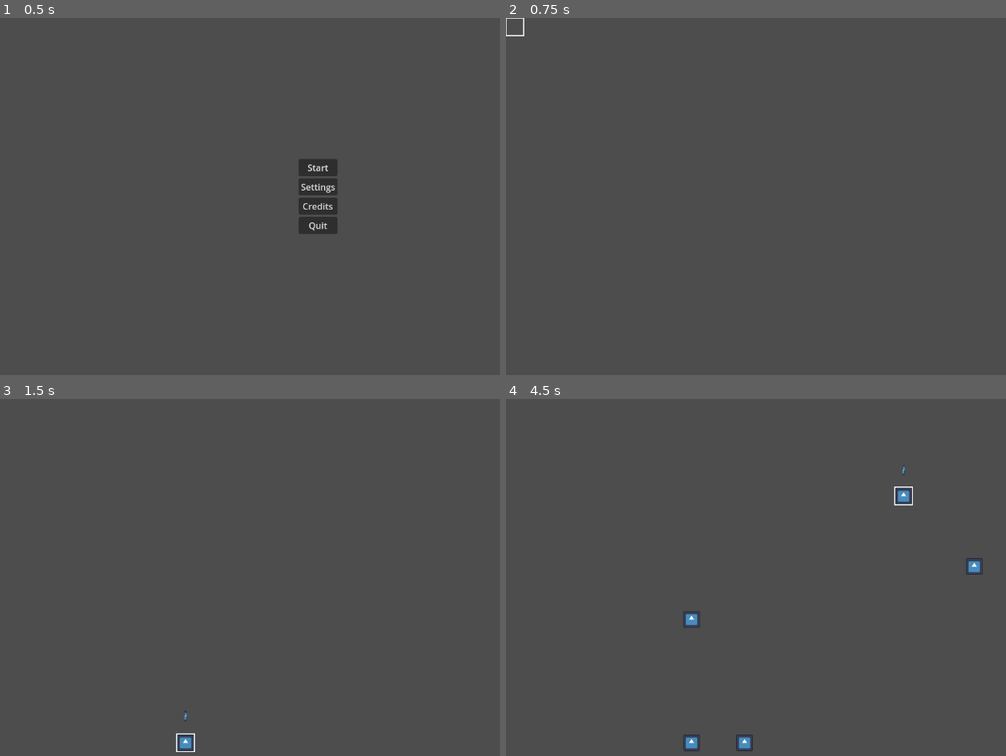
Above: before the commit, frames 1-4 (two rows, left to right).
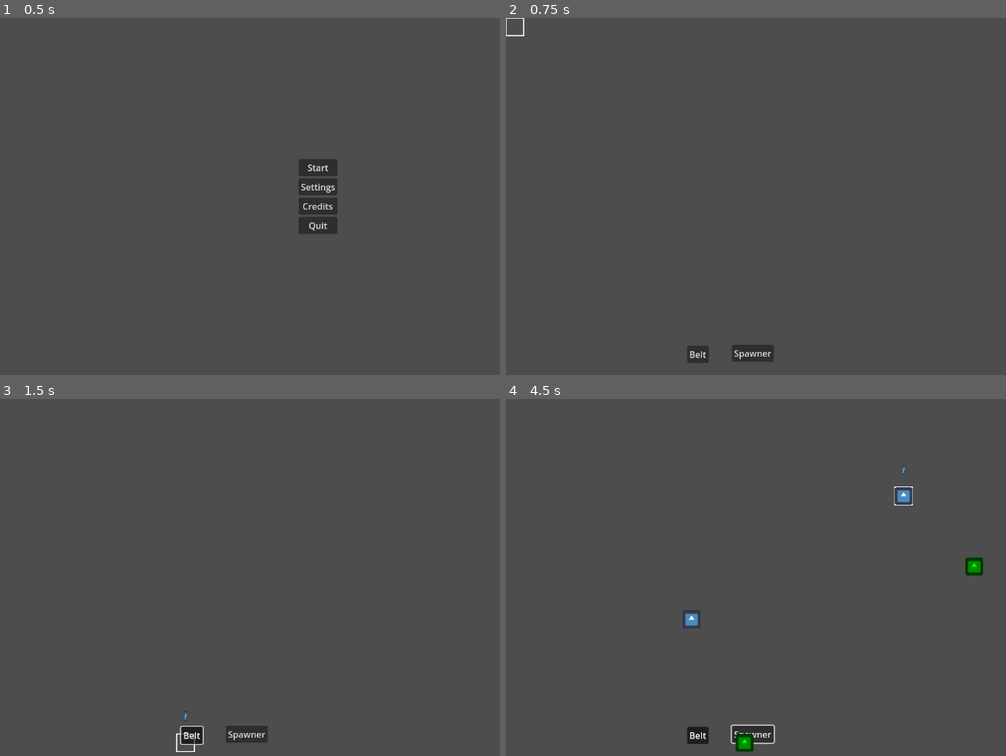
Above: after the commit, the same moments.

Repository: ACristoff/godotwild83
Game: Godot game, scene res://Lib/Game_Manager/game_manager.tscn
The game is run twice, just before and just after one commit, with the same random seed, the same clock (stepped at 60 frames per second) and the same inputs. The engine's default icon, where the game draws it, is replaced by a stand-in: a white triangle on a blue panel in a dark square. Sound files missing from this copy of the repository are replaced by a short silence.
Inputs (mouse positions are in pixels of both pictures, inside the frame that each line leads up to):
- Up to frame 1 (0.5 s): no input
- Up to frame 2 (0.75 s): click "Start" at 0.5 s
- Up to frame 3 (1.5 s): click (190, 734) at 1.25 s, where only the run after the commit has a clickable "Belt"
- Up to frame 4 (4.5 s): click (751, 734) at 2 s, where only the run after the commit has a clickable "Spawner"; tap Enter (ui_accept) at 2.75, 3.02, 3.05, 3.32, 3.5, 3.6, 3.77, 4.07 s; move the mouse to (966, 559) at 2.77 s; press the mouse at (966, 559) at 2.78 s; hold Right (ui_right) 2.78-3.53 s; move the mouse to (696, 595) at 3.52 s; release the mouse at (696, 595) at 3.53 s; hold Down (ui_down) 3.53-4.28 s; click (696, 595) at 3.8 s; click (696, 595) at 4.25 s; move the mouse to (886, 498) at 4.27 s; press the mouse at (886, 498) at 4.28 s; hold Right (ui_right) from 4.28 s (still down)

Frame 1 is identical in both runs. In frame 2, 0.6% of the frame differs, in the area x 36-54%, y 91-97%; in frame 3, 0.6%; in frame 4, 1.1%, in the area x 35-96%, y 24-99%.

Commit message:
Basic belts, still no movement

Diff:
--- /dev/null
+++ b/Data/Buildings/ConveyorBelt.tscn
@@ -0,0 +1,19 @@
+[gd_scene load_steps=4 format=3 uid="uid://omocv05ir736"]
+
+[ext_resource type="Texture2D" uid="uid://bc4qn7ujb12o7" path="res://icon.svg" id="1_aj646"]
+[ext_resource type="Script" uid="uid://lkqc5oocjps" path="res://Data/Buildings/conveyor_belt.gd" id="1_qhawg"]
+
+[sub_resource type="RectangleShape2D" id="RectangleShape2D_qhawg"]
+size = Vector2(32, 32)
+
+[node name="ConveyorBelt" type="Node2D"]
+script = ExtResource("1_qhawg")
+
+[node name="Icon" type="Sprite2D" parent="."]
+scale = Vector2(0.25, 0.25)
+texture = ExtResource("1_aj646")
+
+[node name="Area2D" type="Area2D" parent="."]
+
+[node name="CollisionShape2D" type="CollisionShape2D" parent="Area2D"]
+shape = SubResource("RectangleShape2D_qhawg")
--- /dev/null
+++ b/Data/Buildings/TestSpawner.tscn
@@ -0,0 +1,14 @@
+[gd_scene load_steps=4 format=3 uid="uid://xhaw5no0sjq0"]
+
+[ext_resource type="Texture2D" uid="uid://bc4qn7ujb12o7" path="res://icon.svg" id="1_d35g0"]
+[ext_resource type="Script" uid="uid://54qju6xavxwg" path="res://Data/Buildings/test_spawner.gd" id="1_een1s"]
+[ext_resource type="PackedScene" uid="uid://b708vo7ipk8ub" path="res://Data/ItemTest.tscn" id="2_bjkdd"]
+
+[node name="TestSpawner" type="Node2D"]
+modulate = Color(0, 1, 0, 1)
+script = ExtResource("1_een1s")
+item_spawn = ExtResource("2_bjkdd")
+
+[node name="Icon" type="Sprite2D" parent="."]
+scale = Vector2(0.25, 0.25)
+texture = ExtResource("1_d35g0")
--- a/Data/Buildings/base_building.gd
+++ b/Data/Buildings/base_building.gd
@@ -12,7 +12,7 @@
 @export_group("Data")
 @export var production_speed: float = 1
 ## Shared resource of type Grid, used to calculate map coordinates.
-@export var grid: Resource
+#@export var grid: Resource
 @export_group("Assets")
 @export var building_sprite: Texture2D
 @export var production_sound: AudioStreamMP3
--- a/Data/Buildings/base_building.tscn
+++ b/Data/Buildings/base_building.tscn
@@ -1,12 +1,10 @@
-[gd_scene load_steps=4 format=3 uid="uid://s6ueyrpwic1w"]
+[gd_scene load_steps=3 format=3 uid="uid://s6ueyrpwic1w"]
 
 [ext_resource type="Script" uid="uid://16wfs1vl80i2" path="res://Data/Buildings/base_building.gd" id="1_i1aeu"]
 [ext_resource type="Texture2D" uid="uid://bc4qn7ujb12o7" path="res://icon.svg" id="1_m11ub"]
-[ext_resource type="Resource" uid="uid://buotc7sw45e1" path="res://Lib/Grid/grid.tres" id="2_oyywj"]
 
 [node name="Building" type="Node2D"]
 script = ExtResource("1_i1aeu")
-grid = ExtResource("2_oyywj")
 building_sprite = ExtResource("1_m11ub")
 
 [node name="Timer" type="Timer" parent="."]
--- /dev/null
+++ b/Data/Buildings/conveyor_belt.gd
@@ -0,0 +1,38 @@
+extends Node2D
+class_name Belt
+
+var item_held : ItemTest = null
+var items_passed = 0
+
+var speed = 10
+
+## Level reference
+## The level should always be the parent of the object
+@onready var level = get_parent() #this is just for clarity in the code
+
+## Position in the cell grid
+@onready var cell : Vector2 = Grid.calculate_grid_coordinates(position)
+
+var next_belt : Belt = null
+
+@onready var raycast2d = $RayCast2D
+
+func _ready():
+	#Check for surrounding belts
+	var auxCell : Vector2 = cell
+	var pos
+
+	for i in range(0,4):
+		#Calculate position
+		auxCell = cell + level.DIRECTIONS[i] #Check all directions
+		pos = level.map.get(auxCell)
+
+		#Check if there's a belt in the position
+		if(pos != null):
+			next_belt = pos
+			break
+
+func _process(delta):
+	if item_held != null:
+		item_held.transform.x += speed
+	pass
--- /dev/null
+++ b/Data/Buildings/test_spawner.gd
@@ -0,0 +1,11 @@
+extends Node2D
+
+@export var item_spawn : PackedScene = null
+
+var main_belt : Belt = null
+
+func _ready():
+	pass
+
+func _process(delta):
+	pass
--- /dev/null
+++ b/Data/ItemTest.tscn
@@ -0,0 +1,12 @@
+[gd_scene load_steps=3 format=3 uid="uid://b708vo7ipk8ub"]
+
+[ext_resource type="Script" path="res://Data/item_test.gd" id="1_llyqj"]
+[ext_resource type="Texture2D" path="res://icon.svg" id="1_t0ajt"]
+
+[node name="ItemTest" type="Node2D"]
+script = ExtResource("1_llyqj")
+
+[node name="Icon" type="Sprite2D" parent="."]
+modulate = Color(1, 0, 0, 1)
+scale = Vector2(0.1, 0.1)
+texture = ExtResource("1_t0ajt")
--- /dev/null
+++ b/Data/item_test.gd
@@ -0,0 +1,2 @@
+extends Node2D
+class_name ItemTest
--- a/Lib/Cursor/cursor.gd
+++ b/Lib/Cursor/cursor.gd
@@ -3,7 +3,7 @@
 class_name Cursor
 
 ## Grid resource, giving the node access to the grid size, and more.
-@export var grid: Resource
+#@export var grid: Resource
 
 ## Time before the cursor can move again in seconds.
 @export var ui_cooldown := 0.1
@@ -18,13 +18,18 @@
 ## Emitted when deselecting
 signal deselect_pressed()
 
+## Item to be placed by the cursor
+var placed_item = null
+## References to the buttons (temporary, delete this later)
+@onready var belt = $"../UI/Belt"
+@onready var spawner = $"../UI/Spawner"
 
 ## Coordinates of the current cell the cursor is hovering.
 var cell := Vector2.ZERO:
 	set(value):
 		# We first clamp the cell coordinates and ensure that we aren't
 		#	trying to move outside the grid boundaries
-		var new_cell: Vector2 = grid.grid_clamp(value)
+		var new_cell: Vector2 = Grid.grid_clamp(value)
 		if new_cell.is_equal_approx(cell):
 			return
 
@@ -33,14 +38,14 @@
 		#	a signal, and start the cooldown timer that will limit the rate
 		#	at which the cursor moves when we keep the direction key held
 		#	down
-		position = grid.calculate_map_position(cell)
+		position = Grid.calculate_map_position(cell)
 		#TODO
 		emit_signal("moved_cursor", cell)
 		_timer.start()
 
 func _ready() -> void:
 	_timer.wait_time = ui_cooldown
-	position = grid.calculate_map_position(cell)
+	position = Grid.calculate_map_position(cell)
 
 var awake = true
 var d := 1.0
@@ -57,14 +62,21 @@
 		)
 	pass
 
-func _unhandled_input(event: InputEvent) -> void:
+func _input(event: InputEvent) -> void:
 	# Navigating cells with the mouse.
 	if event is InputEventMouseMotion:
-		cell = grid.calculate_grid_coordinates(event.position + Vector2(0, 0))
+		cell = Grid.calculate_grid_coordinates(event.position + Vector2(0, 0))
 	# Trying to select something in a cell.
 	elif event.is_action_pressed("confirm") or event.is_action_pressed("ui_accept"):
-		emit_signal("accept_pressed", cell)
-		get_viewport().set_input_as_handled()
+		#emit_signal("accept_pressed", cell)
+		#get_viewport().set_input_as_handled()
+		if placed_item != null:
+			var item = placed_item.instantiate()
+			item.global_position = Grid.calculate_map_position(cell)
+			var level = get_parent() #Parent is the level
+			level.add_child(item)
+			level.map.set(cell, item)
+
 	elif event.is_action_pressed("right_click"):
 		#TODO
 		#deselect_pressed.emit()
@@ -87,4 +99,18 @@
 		cell += Vector2.DOWN
 
 func _draw() -> void:
-	draw_rect(Rect2(-grid.cell_size / 2, grid.cell_size), Color.ALICE_BLUE, false, 2.0)
+	draw_rect(Rect2(-Grid.cell_size / 2, Grid.cell_size), Color.ALICE_BLUE, false, 2.0)
+
+func _on_belt_toggled(toggled_on):
+	if toggled_on:
+		placed_item = load("res://Data/Buildings/ConveyorBelt.tscn")
+		spawner.set_pressed_no_signal(false)
+	else:
+		placed_item = null
+
+func _on_spawner_toggled(toggled_on):
+	if toggled_on:
+		placed_item = load("res://Data/Buildings/TestSpawner.tscn")
+		belt.set_pressed_no_signal(false)
+	else:
+		placed_item = null
--- a/Lib/Cursor/cursor.tscn
+++ b/Lib/Cursor/cursor.tscn
@@ -1,12 +1,10 @@
-[gd_scene load_steps=4 format=3 uid="uid://g5m1k003qkhi"]
+[gd_scene load_steps=3 format=3 uid="uid://g5m1k003qkhi"]
 
 [ext_resource type="Script" uid="uid://y6fngnr36w2e" path="res://Lib/Cursor/cursor.gd" id="1_qewpg"]
-[ext_resource type="Resource" uid="uid://buotc7sw45e1" path="res://Lib/Grid/grid.tres" id="2_gtnbr"]
 [ext_resource type="Texture2D" uid="uid://bc4qn7ujb12o7" path="res://icon.svg" id="3_bfe7b"]
 
 [node name="Cursor" type="Node2D"]
 script = ExtResource("1_qewpg")
-grid = ExtResource("2_gtnbr")
 
 [node name="Sprite2D" type="Sprite2D" parent="."]
 position = Vector2(20.6583, 15.3167)
--- a/Lib/Grid/grid.gd
+++ b/Lib/Grid/grid.gd
@@ -1,8 +1,8 @@
 ## Represents a grid with its size, the size of each cell in pixels, and some helper functions to
 ## calculate and convert coordinates.
 #@tool
-class_name Grid
-extends Resource
+#class_name Grid
+extends Node2D
 
 ## The grid's rows and columns.
 @export var size := Vector2(300,300)
--- a/Lib/Level_Manager/level.gd
+++ b/Lib/Level_Manager/level.gd
@@ -4,7 +4,7 @@
 
 const DIRECTIONS = [Vector2.LEFT, Vector2.RIGHT, Vector2.UP, Vector2.DOWN]
 
-@export var grid: Resource = preload("res://Lib/Grid/grid.tres")
+#@export var grid: Resource = preload("res://Lib/Grid/grid.tres")
 @export var level_music: AudioStreamMP3
 @export var confirm_sfx: AudioStreamMP3
 @export var deselect_sfx: AudioStreamMP3
@@ -31,7 +31,7 @@
 	#Instantiate the selected building
 	var new_building = current_building.instantiate()
 	#Place it
-	var building_position = grid.calculate_map_position(cell)
+	var building_position = Grid.calculate_map_position(cell)
 	new_building.position = building_position
 	add_child(new_building)
 	pass
@@ -49,5 +49,5 @@
 
 
 func _on_cursor_moved_cursor(new_cell):
-	print('cursor moved to:', new_cell)
+	#print('cursor moved to:', new_cell)
 	pass # Replace with function body.
--- a/Lib/Level_Manager/level.tscn
+++ b/Lib/Level_Manager/level.tscn
@@ -8,5 +8,31 @@
 
 [node name="Cursor" parent="." instance=ExtResource("2_y2im8")]
 
+[node name="UI" type="Control" parent="."]
+layout_mode = 3
+anchors_preset = 0
+offset_right = 1151.0
+offset_bottom = 648.0
+
+[node name="Belt" type="Button" parent="UI"]
+layout_mode = 0
+offset_left = 328.0
+offset_top = 595.0
+offset_right = 367.0
+offset_bottom = 626.0
+toggle_mode = true
+text = "Belt"
+
+[node name="Spawner" type="Button" parent="UI"]
+layout_mode = 0
+offset_left = 409.0
+offset_top = 593.0
+offset_right = 485.0
+offset_bottom = 624.0
+toggle_mode = true
+text = "Spawner"
+
 [connection signal="accept_pressed" from="Cursor" to="." method="_on_cursor_accept_pressed"]
 [connection signal="moved_cursor" from="Cursor" to="." method="_on_cursor_moved_cursor"]
+[connection signal="toggled" from="UI/Belt" to="Cursor" method="_on_belt_toggled"]
+[connection signal="toggled" from="UI/Spawner" to="Cursor" method="_on_spawner_toggled"]
--- /dev/null
+++ b/World/TestScene.tscn
@@ -0,0 +1,3 @@
+[gd_scene format=3 uid="uid://bs1qpx4tph2k6"]
+
+[node name="TestScene" type="Node2D"]
--- a/project.godot
+++ b/project.godot
@@ -23,6 +23,7 @@
 
 SignalBus="*res://Lib/SignalBus/signal_bus.tscn"
 AudMan="*res://Lib/Audio_Manager/audio_manager.tscn"
+Grid="*res://Lib/Grid/grid.gd"
 
 [debug]
 
@@ -51,3 +52,7 @@
 "events": [Object(InputEventKey,"resource_local_to_scene":false,"resource_name":"","device":-1,"window_id":0,"alt_press …(191 unchanged characters)…
 ]
 }
+
+[layer_names]
+
+2d_physics/layer_1="Buildings"
Not shown, added: Data/Buildings/conveyor_belt.gd.uid
Not shown, added: Data/Buildings/test_spawner.gd.uid
Not shown, added: Data/item_test.gd.uid
